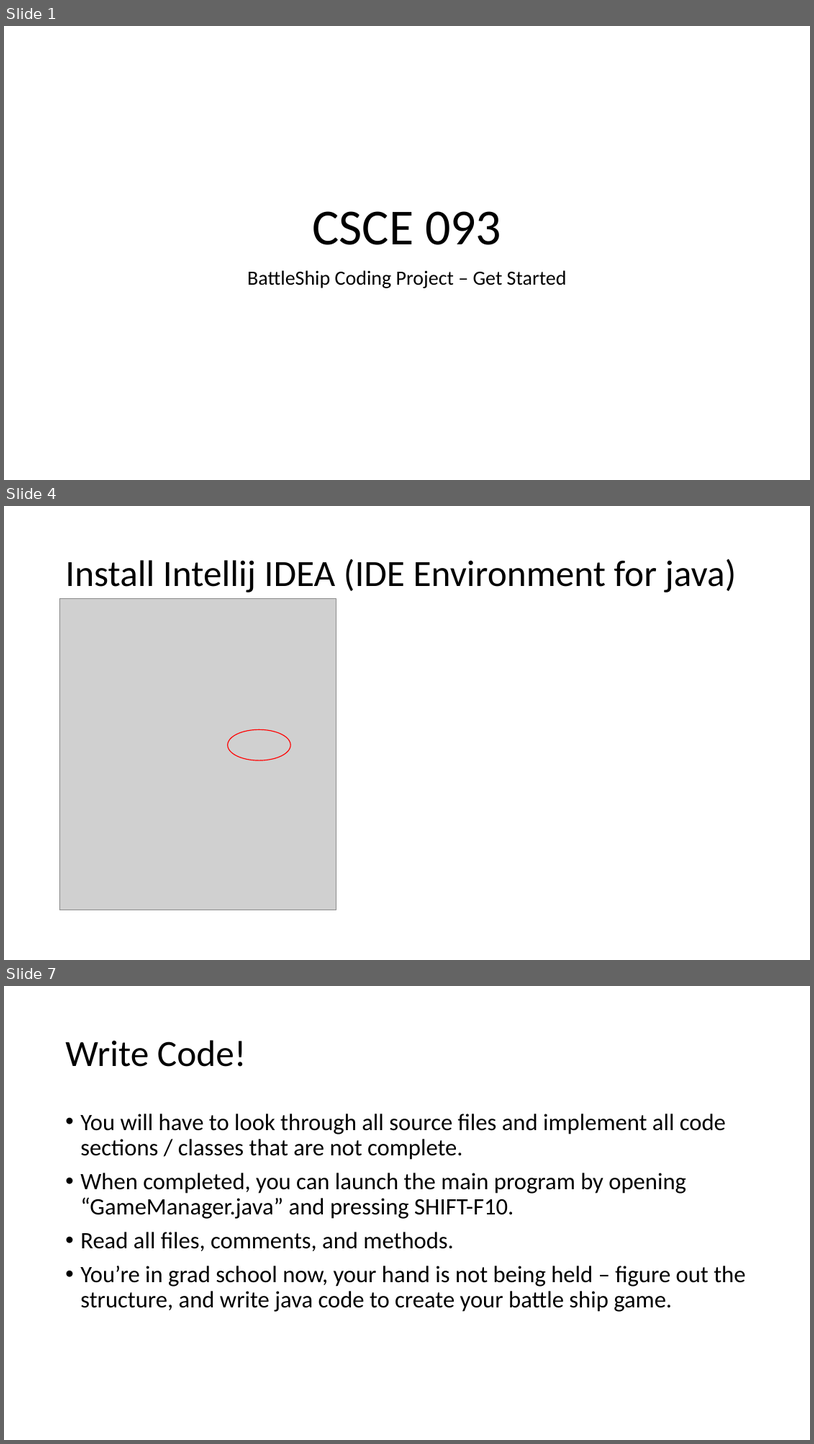
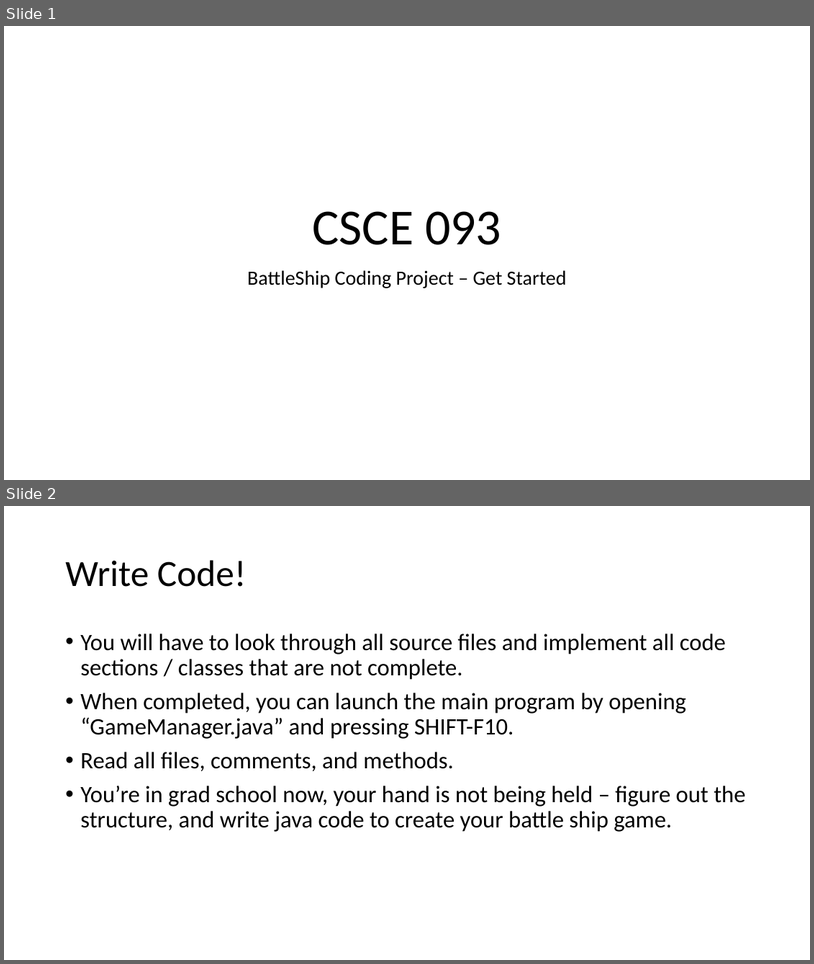
Before and after one commit to oxbot/battleship, a slide deck: BattleShip/Get Started Programming Battleship.pptx. Shown one above the other, each under a label of ours: slides 1, 4 and 7 before the commit, slides 1 and 2 after it; the slides between them are not shown. The pictures are 814x1444 and 814x964 pixels, drawn with LibreOffice and Linux fonts; fonts in the diff are those of the drawing; grey boxes stand for pictures. Boxes give left, top, right and bottom in pixels: in the first picture for what was removed or moved away, otherwise in the second. Text is boxed around its words. In the diff, an @@ line names an element or a change of style, - is before the commit and + after.

```diff
--- a/BattleShip/Get Started Programming Battleship.pptx
+++ b/BattleShip/Get Started Programming Battleship.pptx
@@ slide 4 removed at (4,506,810,960), background #FFFFFF @@
@@ title removed at (65,559,737,592) @@
-Install Intellij IDEA (IDE Environment for java)
@@ picture removed at (59,599,336,909) @@
@@ ellipse removed at (228,729,291,760) @@
@@ what was slide 7 is now slide 2 @@
```
Also in this commit, not shown: 4 other slides removed, 4 other files.
